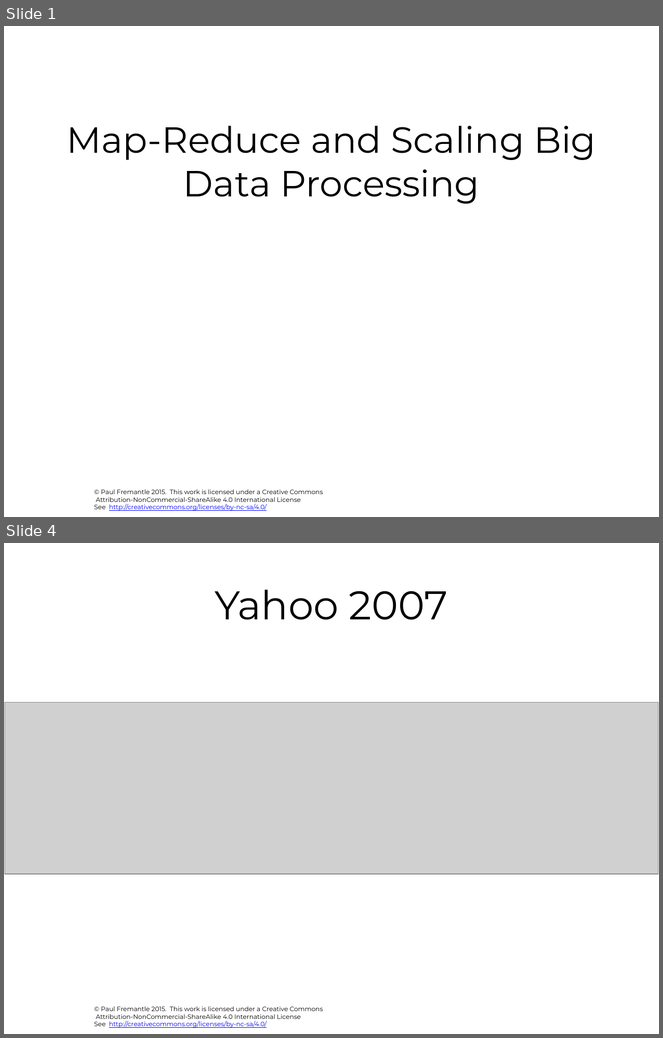
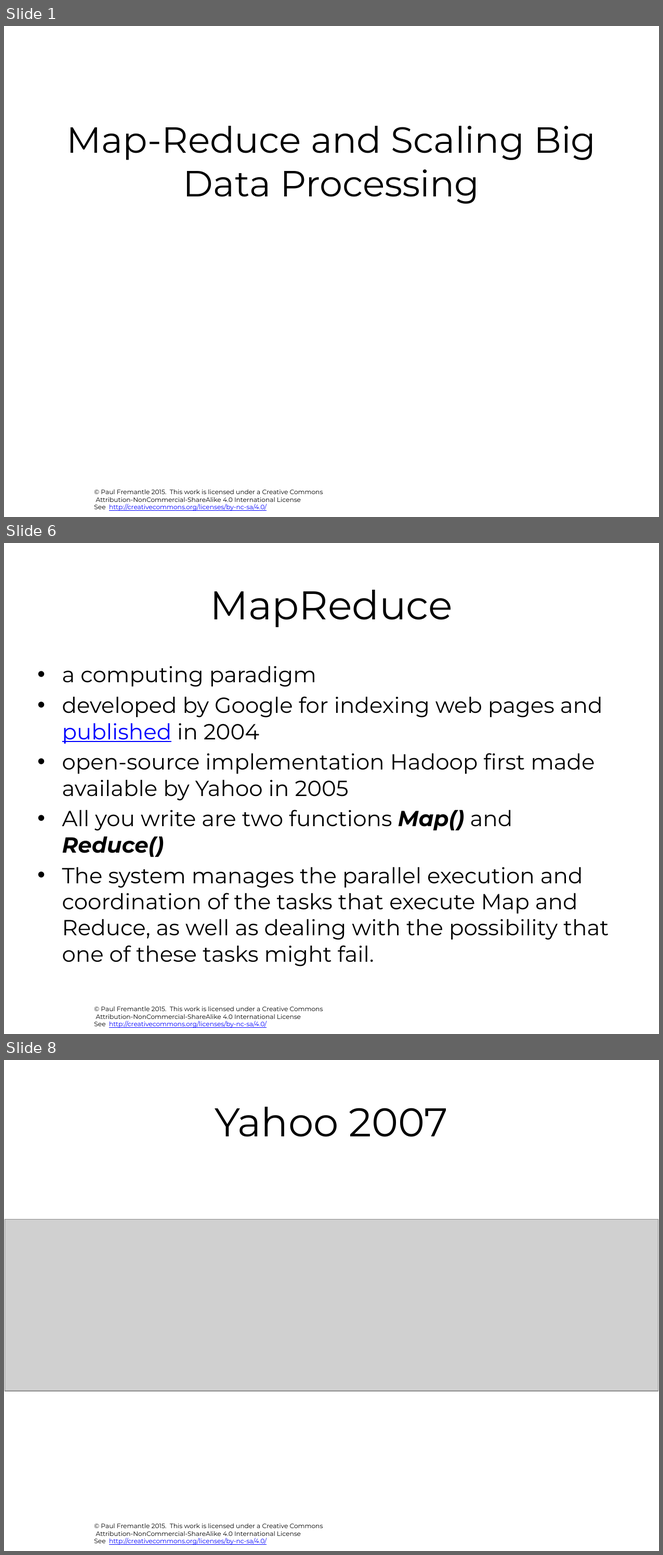
Before and after one commit to julieweeds/BigData, a slide deck: pres-source/02-map-reduce.pptx. Shown one above the other, each under a label of ours: slides 1 and 4 before the commit, slides 1, 6 and 8 after it; the slides between them are not shown. The pictures are 663x1038 and 663x1555 pixels, drawn with LibreOffice and Linux fonts; fonts in the diff are those of the drawing; grey boxes stand for pictures; background and template pictures are left out. Boxes give left, top, right and bottom in pixels: in the first picture for what was removed or moved away, otherwise in the second. Text is boxed around its words. In the diff, an @@ line names an element or a change of style, - is before the commit and + after.

```diff
--- a/pres-source/02-map-reduce.pptx
+++ b/pres-source/02-map-reduce.pptx
@@ slide 6 added at (4,543,659,1034), background #FFFFFF; not listed: 1 template element that a slide beside it also shows @@
@@ title added at (210,590,453,627), 44 pt, text #000000 @@
+MapReduce
@@ text added at (62,666,609,967), 24 pt, text #000000 @@
+• a computing paradigm
+• developed by Google for indexing web pages and published in 2004
+• open-source implementation Hadoop first made available by Yahoo in 2005
+• All you write are two functions Map() and Reduce()
+• The system manages the parallel execution and coordination of the tasks that execute Map and Reduce, as well as dealing with the possibility that one of these tasks might fail.
@@ what was slide 4 is now slide 8 @@
```
Also in this commit, not shown: 6 slides changed, 9 other slides added, 3 other files.
